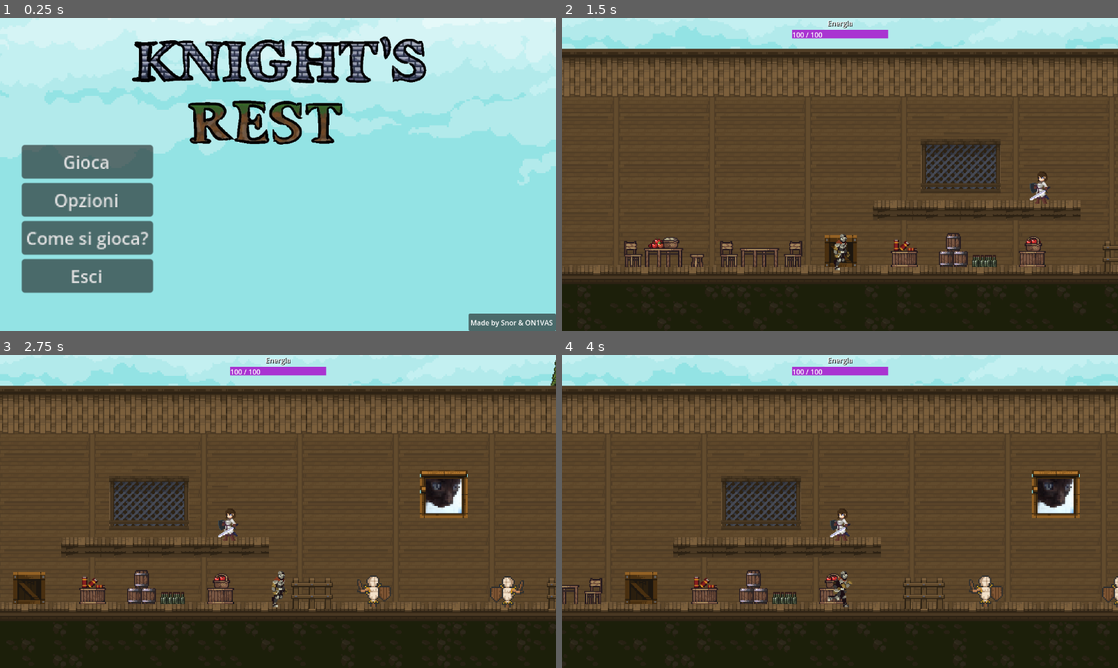
Above: before the commit, frames 1-4 (two rows, left to right).
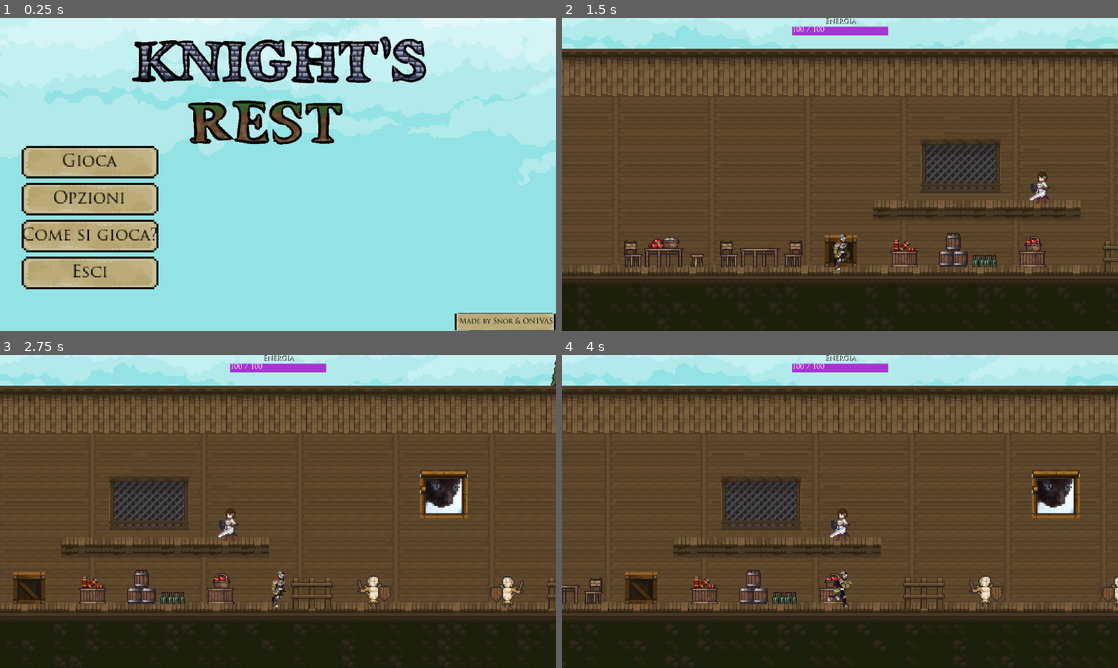
Above: after the commit, the same moments.

Repository: ON1VAS/tesiUni2025
Game: Godot game, scene res://scene/menu.tscn
Same seed, same stepped clock (60 frames per second), same inputs: the game is played once before the commit and once after it.
Inputs:
- Up to frame 1 (0.25 s): no input
- Up to frame 2 (1.5 s): click "Gioca" at 0.5 s; hold D (ui_right) from 1.28 s (still down); hold E (ui_accept) from 1.28 s (still down)
- Up to frame 3 (2.75 s): keep holding D (ui_right); release E (ui_accept) at 2.03 s; tap K (attackfast) at 2.1 s; tap E (ui_accept) at 2.27, 2.3, 2.57 s
- Up to frame 4 (4 s): release D (ui_right) at 2.78 s; hold A (ui_left) 2.78-3.53 s; hold E (ui_accept) 2.78-3.53 s; tap L (attackpesant) at 2.85 s; hold D (ui_right) from 3.53 s (still down); tap H (return_home) at 3.6 s; tap E (ui_accept) at 3.77, 3.8 s

The runs differ from the first frame. In frame 1, 12% of the frame differs, in the area x 3-100%, y 40-100%; in frame 2, 0.5%; in frame 3, 0.5%; in frame 4, 0.5%.

Commit message:
abbellito menu

Diff:
--- a/project.godot
+++ b/project.godot
@@ -33,6 +33,10 @@
 
 player_weapon=""
 enemies=""
+
+[gui]
+
+theme/custom_font="uid://1citclbl86o"
 
 [input]
 
@@ -116,5 +120,6 @@
 
 [rendering]
 
+textures/canvas_textures/default_texture_filter=0
 renderer/rendering_method="gl_compatibility"
 renderer/rendering_method.mobile="gl_compatibility"
--- a/scene/menu.tscn
+++ b/scene/menu.tscn
@@ -1,12 +1,19 @@
-[gd_scene load_steps=7 format=3 uid="uid://df8q1ogk5l4od"]
+[gd_scene load_steps=11 format=3 uid="uid://df8q1ogk5l4od"]
 
 [ext_resource type="Script" uid="uid://ft8x2k6sl5wf" path="res://script/menu.gd" id="1_e5g8k"]
+[ext_resource type="Theme" uid="uid://l2vc7oc1ypof" path="res://theme/theme1.tres" id="1_vi6sp"]
 [ext_resource type="Texture2D" uid="uid://u6ku7qe6odsc" path="res://testures/Legacy-Fantasy - High Forest 2.3/Background/Background.png" id="2_8hxod"]
 [ext_resource type="Texture2D" uid="uid://irnknxe7uji1" path="res://logo/knightsRest-removebg-preview.png" id="3_bo06a"]
 [ext_resource type="Script" uid="uid://drg7ebobc5vnp" path="res://script/audio.gd" id="4_15se8"]
 [ext_resource type="AudioStream" uid="uid://bhcgq50opjhwt" path="res://music/menumusic.mp3" id="4_xs5te"]
+[ext_resource type="Texture2D" uid="uid://da8moeshvudgb" path="res://testures/Legacy-Fantasy - High Forest 2.3/HUD/Base-01.png" id="6_1qlln"]
+[ext_resource type="Theme" uid="uid://c3usv1irpubfp" path="res://theme/theme2.tres" id="8_wd6lm"]
 
 [sub_resource type="SystemFont" id="SystemFont_xs5te"]
+
+[sub_resource type="StyleBoxTexture" id="StyleBoxTexture_wd6lm"]
+texture = ExtResource("6_1qlln")
+region_rect = Rect2(0, 0, 64, 64)
 
 [node name="Menu" type="Control"]
 texture_filter = 1
@@ -16,10 +23,10 @@
 anchor_bottom = 1.0
 grow_horizontal = 2
 grow_vertical = 2
+theme = ExtResource("1_vi6sp")
 script = ExtResource("1_e5g8k")
 
 [node name="MarginContainer" type="MarginContainer" parent="."]
-custom_minimum_size = Vector2(50, 0)
 layout_direction = 1
 layout_mode = 1
 anchors_preset = 4
@@ -39,20 +46,25 @@
 size_flags_vertical = 0
 
 [node name="Gioca" type="Button" parent="MarginContainer/VBoxContainer"]
-layout_mode = 2
-size_flags_vertical = 4
+texture_filter = 1
+custom_minimum_size = Vector2(0, 30)
+layout_mode = 2
+theme = ExtResource("1_vi6sp")
 text = "Gioca"
 
 [node name="Opzioni" type="Button" parent="MarginContainer/VBoxContainer"]
+custom_minimum_size = Vector2(0, 30)
 layout_mode = 2
 size_flags_vertical = 4
 text = "Opzioni"
 
 [node name="howtoplay" type="Button" parent="MarginContainer/VBoxContainer"]
+custom_minimum_size = Vector2(0, 30)
 layout_mode = 2
 text = "Come si gioca?"
 
 [node name="Esci" type="Button" parent="MarginContainer/VBoxContainer"]
+custom_minimum_size = Vector2(0, 30)
 layout_mode = 2
 text = "Esci"
 
@@ -70,7 +82,7 @@
 scale = Vector2(4.04792, 4.04792)
 texture = ExtResource("2_8hxod")
 
-[node name="TextureRect" type="TextureRect" parent="."]
+[node name="logo" type="TextureRect" parent="."]
 layout_mode = 1
 anchors_preset = 5
 anchor_left = 0.5
@@ -88,6 +100,7 @@
 offset_top = 306.0
 offset_right = 888.0
 offset_bottom = 565.0
+theme = ExtResource("1_vi6sp")
 
 [node name="VBoxContainer" type="VBoxContainer" parent="howtoplaypanel"]
 layout_mode = 0
@@ -95,9 +108,11 @@
 offset_bottom = 340.0
 
 [node name="howto" type="Label" parent="howtoplaypanel/VBoxContainer"]
+texture_filter = 1
 custom_minimum_size = Vector2(200, 200)
 layout_mode = 2
-text = "Come giocare:
+text = "
+Come giocare:
 - usa WASD per muoverti e K, L per attaccare
 - usa SHIFT per effettuare una schivata
 - il gioco diventerà man mano più difficile in base a quanto ci si gioca in una sessione continua, dandoti malus e potenziando i nemici
@@ -124,14 +139,18 @@
 
 [node name="Label" type="Label" parent="Panel"]
 layout_mode = 1
-anchors_preset = 4
-anchor_top = 0.5
-anchor_bottom = 0.5
-offset_top = -11.5
-offset_right = 190.0
-offset_bottom = 11.5
-grow_vertical = 2
-text = " Made by Snor & ON1VAS"
+anchors_preset = 15
+anchor_right = 1.0
+anchor_bottom = 1.0
+offset_left = -32.0
+offset_top = -1.0
+offset_right = -1.0
+offset_bottom = -1.0
+grow_horizontal = 2
+grow_vertical = 2
+text = "  Made by Snor & ON1VAS "
+horizontal_alignment = 1
+vertical_alignment = 1
 
 [node name="AudioStreamPlayer2D" type="AudioStreamPlayer2D" parent="."]
 position = Vector2(624, 369)
@@ -145,14 +164,15 @@
 anchors_preset = 2
 anchor_top = 1.0
 anchor_bottom = 1.0
-offset_left = 694.0
+offset_left = 654.0
 offset_top = -88.0
-offset_right = 813.0
+offset_right = 798.0
 offset_bottom = -57.0
 grow_vertical = 0
 size_flags_horizontal = 0
 size_flags_vertical = 8
-text = "Torna indietro"
+theme = ExtResource("1_vi6sp")
+text = " Torna indietro "
 
 [node name="VBoxContainer" type="VBoxContainer" parent="UI"]
 offset_left = 15.0
@@ -185,6 +205,7 @@
 size_flags_horizontal = 4
 size_flags_vertical = 4
 theme_override_constants/side_margin = 26
+theme_override_styles/panel = SubResource("StyleBoxTexture_wd6lm")
 current_tab = 0
 metadata/_edit_use_anchors_ = true
 
@@ -214,14 +235,17 @@
 
 [node name="Master" type="Label" parent="UI/Settings/Audio/HBoxContainer/VBoxContainer"]
 layout_mode = 2
+theme = ExtResource("8_wd6lm")
 text = "Master"
 
 [node name="Music" type="Label" parent="UI/Settings/Audio/HBoxContainer/VBoxContainer"]
 layout_mode = 2
+theme = ExtResource("8_wd6lm")
 text = "Musica"
 
 [node name="SFX" type="Label" parent="UI/Settings/Audio/HBoxContainer/VBoxContainer"]
 layout_mode = 2
+theme = ExtResource("8_wd6lm")
 text = "SFX"
 
 [node name="VBoxContainer2" type="VBoxContainer" parent="UI/Settings/Audio/HBoxContainer"]
--- /dev/null
+++ b/theme/theme1.tres
@@ -0,0 +1,93 @@
+[gd_resource type="Theme" load_steps=11 format=3 uid="uid://l2vc7oc1ypof"]
+
+[ext_resource type="Texture2D" uid="uid://da8moeshvudgb" path="res://testures/Legacy-Fantasy - High Forest 2.3/HUD/Base-01.png" id="1_5i60x"]
+[ext_resource type="FontFile" uid="uid://1citclbl86o" path="res://font/TrajanPro-Regular.ttf" id="1_rhpoe"]
+
+[sub_resource type="StyleBoxFlat" id="StyleBoxFlat_rhpoe"]
+content_margin_left = 4.0
+content_margin_top = 4.0
+content_margin_right = 4.0
+content_margin_bottom = 4.0
+bg_color = Color(0.1, 0.1, 0.1, 0.3)
+corner_radius_top_left = 3
+corner_radius_top_right = 3
+corner_radius_bottom_right = 3
+corner_radius_bottom_left = 3
+corner_detail = 5
+
+[sub_resource type="StyleBoxFlat" id="StyleBoxFlat_81jcn"]
+content_margin_left = 4.0
+content_margin_top = 4.0
+content_margin_right = 4.0
+content_margin_bottom = 4.0
+bg_color = Color(1, 1, 1, 0.75)
+draw_center = false
+border_width_left = 2
+border_width_top = 2
+border_width_right = 2
+border_width_bottom = 2
+corner_radius_top_left = 3
+corner_radius_top_right = 3
+corner_radius_bottom_right = 3
+corner_radius_bottom_left = 3
+corner_detail = 5
+expand_margin_left = 2.0
+expand_margin_top = 2.0
+expand_margin_right = 2.0
+expand_margin_bottom = 2.0
+
+[sub_resource type="StyleBoxTexture" id="StyleBoxTexture_81jcn"]
+texture = ExtResource("1_5i60x")
+region_rect = Rect2(0, 64, 64, 16)
+modulate_color = Color(0.781924, 0.408594, 0.28174, 1)
+
+[sub_resource type="StyleBoxTexture" id="StyleBoxTexture_rhpoe"]
+texture = ExtResource("1_5i60x")
+region_rect = Rect2(0, 64, 64, 16)
+
+[sub_resource type="StyleBoxTexture" id="StyleBoxTexture_cfdeq"]
+texture = ExtResource("1_5i60x")
+region_rect = Rect2(0, 64, 64, 16)
+
+[sub_resource type="StyleBoxTexture" id="StyleBoxTexture_cuuor"]
+texture = ExtResource("1_5i60x")
+region_rect = Rect2(0, 0, 64, 64)
+
+[sub_resource type="StyleBoxTexture" id="StyleBoxTexture_mdss1"]
+texture = ExtResource("1_5i60x")
+region_rect = Rect2(0, 0, 64, 64)
+
+[sub_resource type="StyleBoxTexture" id="StyleBoxTexture_he4yr"]
+region_rect = Rect2(0, 0, 64, 64)
+
+[resource]
+Button/colors/font_color = Color(0, 0, 0, 1)
+Button/colors/font_disabled_color = Color(0, 0, 0, 1)
+Button/colors/font_focus_color = Color(0, 0, 0, 1)
+Button/colors/font_hover_color = Color(0, 0, 0, 1)
+Button/colors/font_hover_pressed_color = Color(0, 0, 0, 1)
+Button/colors/font_outline_color = Color(0, 0, 0, 1)
+Button/colors/font_pressed_color = Color(0, 0, 0, 1)
+Button/colors/icon_disabled_color = Color(0, 0, 0, 1)
+Button/colors/icon_focus_color = Color(0, 0, 0, 1)
+Button/colors/icon_hover_color = Color(0, 0, 0, 1)
+Button/colors/icon_hover_pressed_color = Color(0, 0, 0, 1)
+Button/colors/icon_normal_color = Color(0, 0, 0, 1)
+Button/colors/icon_pressed_color = Color(0, 0, 0, 1)
+Button/constants/align_to_largest_stylebox = 0
+Button/constants/h_separation = 0
+Button/constants/icon_max_width = 0
+Button/constants/outline_size = 0
+Button/font_sizes/font_size = 15
+Button/fonts/font = ExtResource("1_rhpoe")
+Button/styles/disabled = SubResource("StyleBoxFlat_rhpoe")
+Button/styles/focus = SubResource("StyleBoxFlat_81jcn")
+Button/styles/hover = SubResource("StyleBoxTexture_81jcn")
+Button/styles/normal = SubResource("StyleBoxTexture_rhpoe")
+Button/styles/pressed = SubResource("StyleBoxTexture_cfdeq")
+Label/colors/font_color = Color(0, 0, 0, 1)
+Label/colors/font_outline_color = Color(1, 1, 1, 1)
+Label/styles/normal = SubResource("StyleBoxTexture_cuuor")
+Panel/styles/normal = SubResource("StyleBoxTexture_mdss1")
+TabBar/styles/normal = SubResource("StyleBoxTexture_he4yr")
+Window/fonts/title_font = ExtResource("1_rhpoe")
--- /dev/null
+++ b/theme/theme2.tres
@@ -0,0 +1,5 @@
+[gd_resource type="Theme" format=3 uid="uid://c3usv1irpubfp"]
+
+[resource]
+Label/colors/font_color = Color(0, 0, 0, 1)
+Label/colors/font_outline_color = Color(1, 1, 1, 1)
Binary file added: font/TrajanPro-Bold.otf
Not shown, added: font/TrajanPro-Bold.otf.import
Binary file added: font/TrajanPro-Regular.ttf
Not shown, added: font/TrajanPro-Regular.ttf.import
